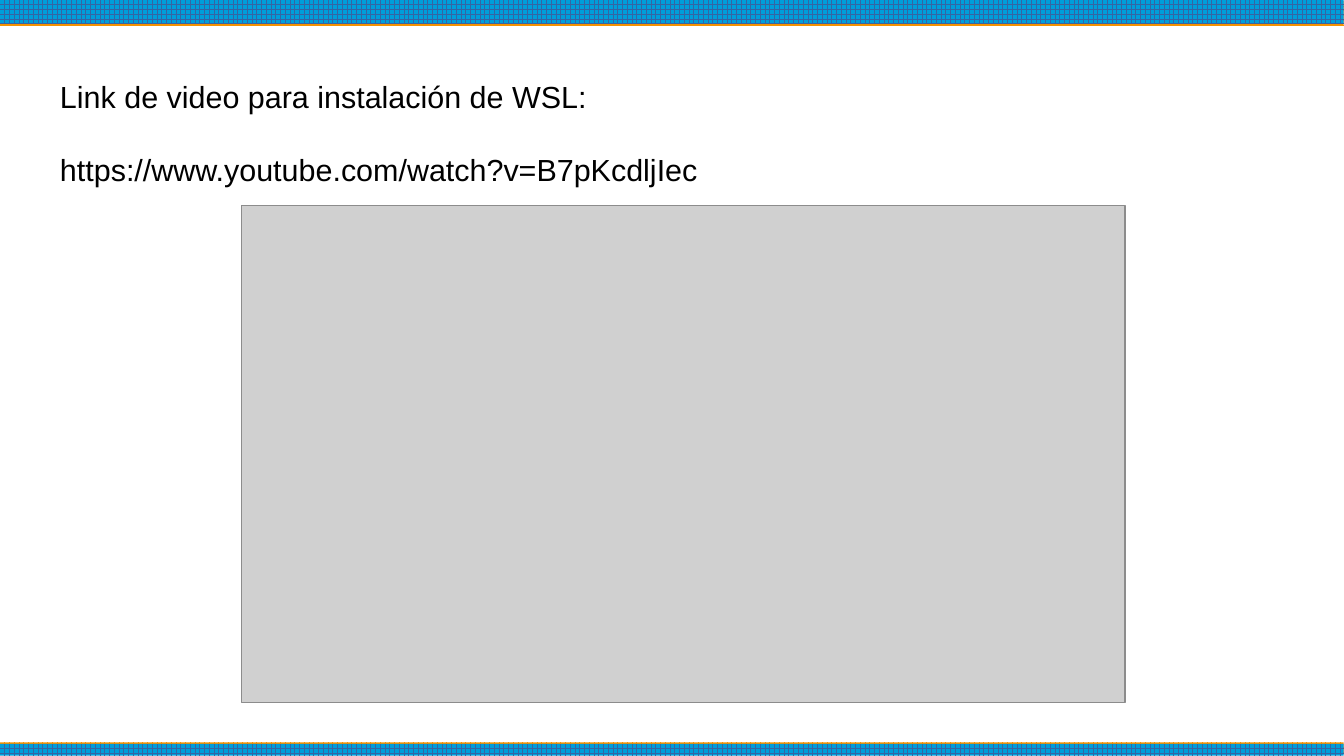
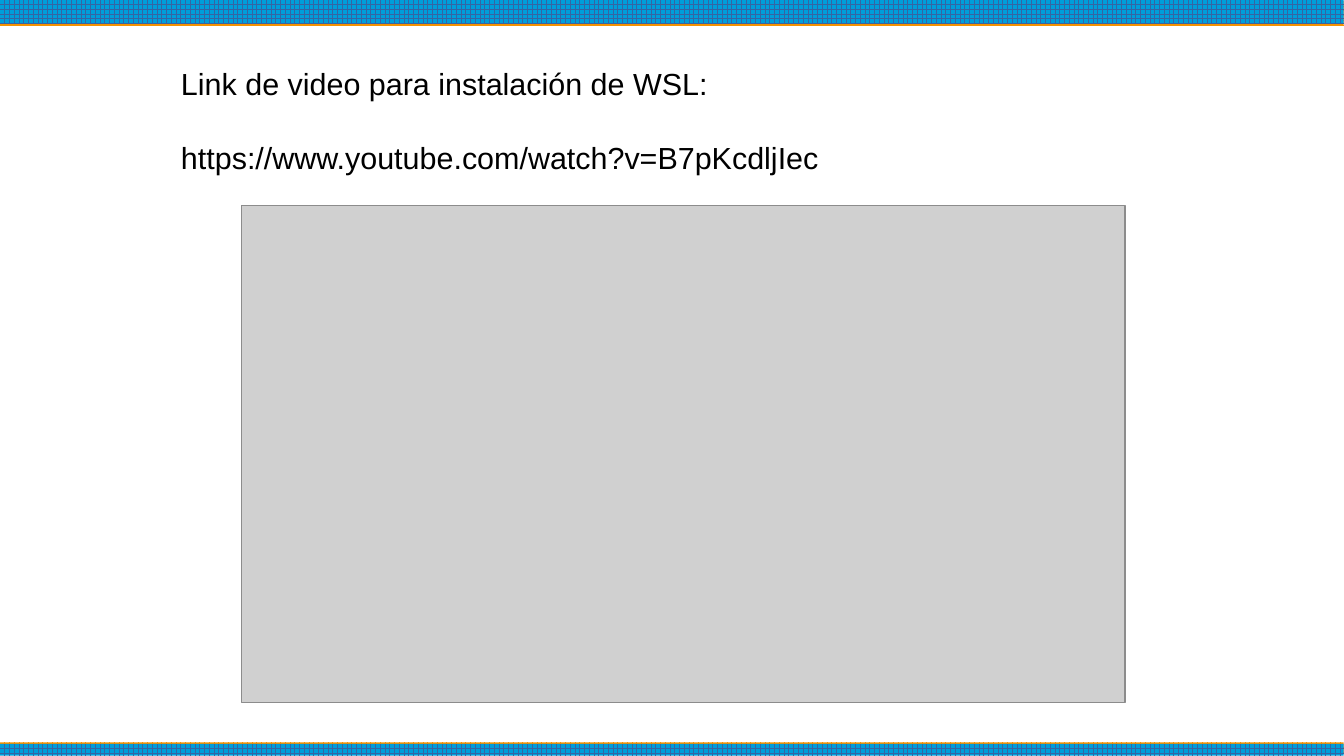
Before and after one commit to sotrteacher/dirtywork, a slide deck: slide 52 of UNIDAD00/01_Entorno_de_Desarrollo/01_Entorno_de_Desarrollo.pptx (slide 33 before the commit). Drawn at 1344x756 pixels with LibreOffice and Linux fonts; fonts in the diff are those of the drawing; grey boxes stand for pictures. Boxes give left, top, right and bottom in pixels: in the first picture for what was removed or moved away, otherwise in the second. Text is boxed around its words. In the diff, an @@ line names an element or a change of style, - is before the commit and + after.

```diff
--- a/UNIDAD00/01_Entorno_de_Desarrollo/01_Entorno_de_Desarrollo.pptx
+++ b/UNIDAD00/01_Entorno_de_Desarrollo/01_Entorno_de_Desarrollo.pptx
@@ text "Link de video para instalación ..." moved from (x1=60, y1=85, x2=697, y2=187) to (x1=181, y1=72, x2=818, y2=175) @@
```
Also in this commit, not shown: 1 other slide changed, 19 slides added, 37 other files.
